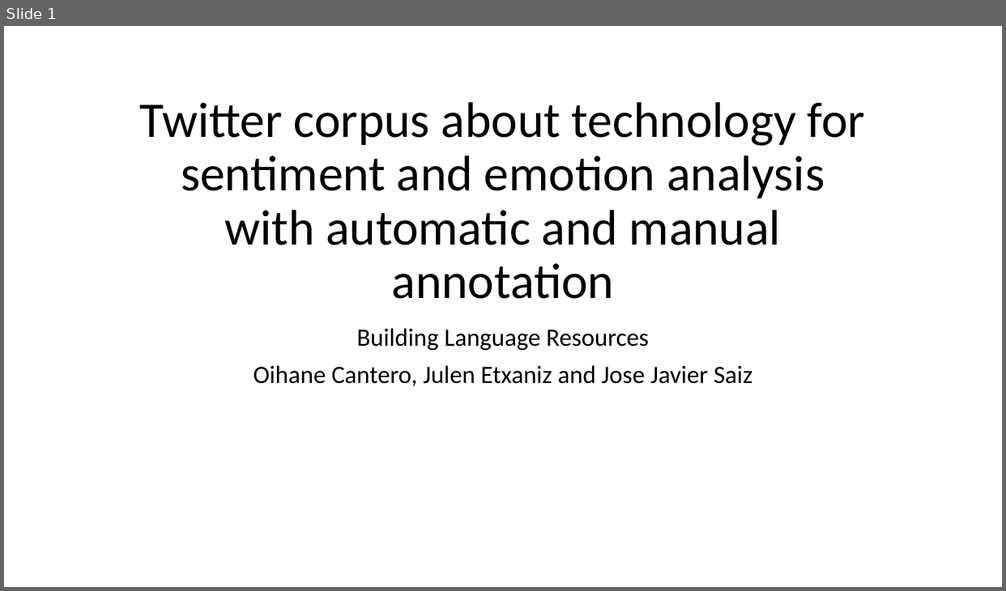
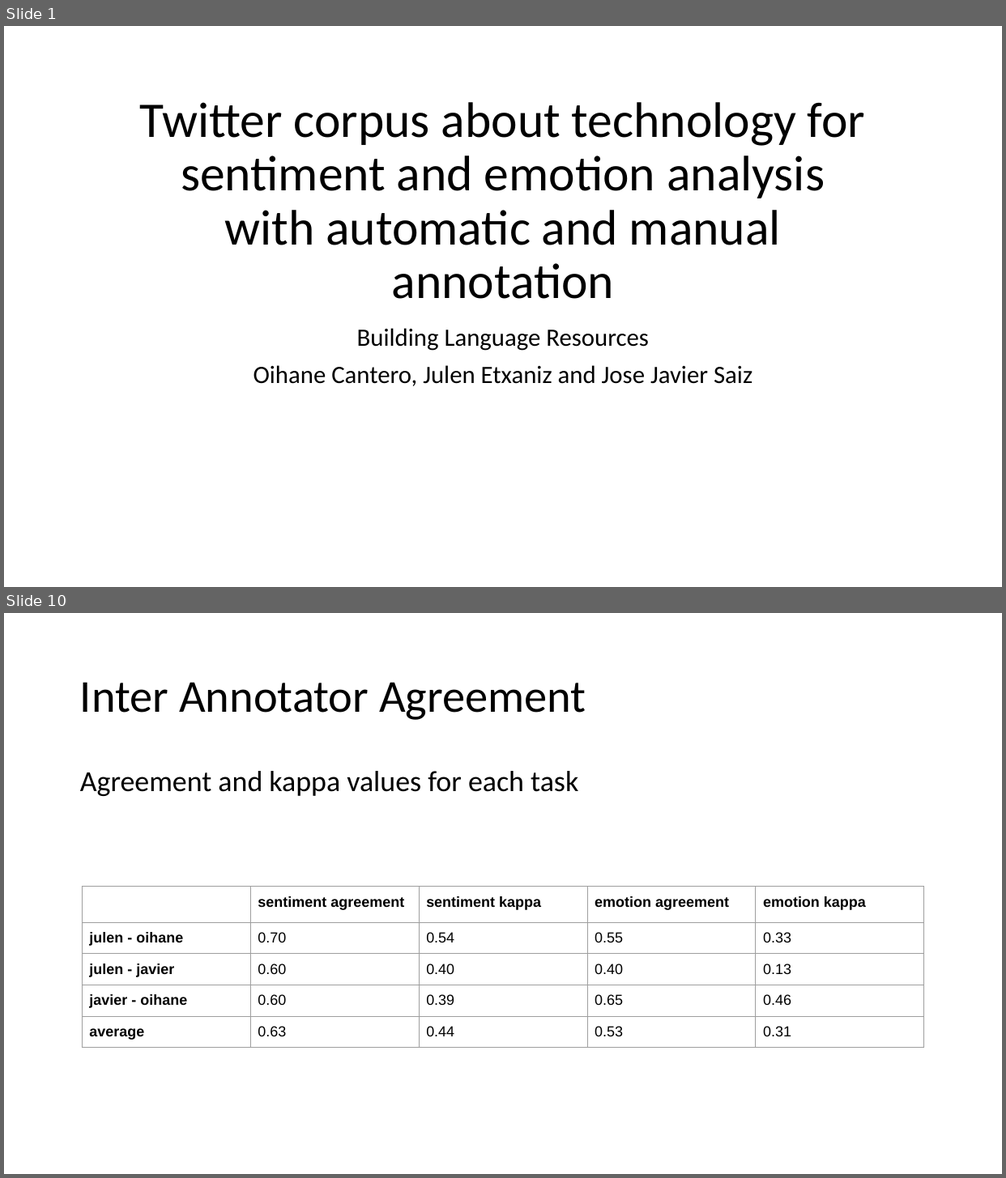
Before and after one commit to juletx/twitter-sentiment-emotion, a slide deck: slides/twitter_sentiment_emotion.pptx. Shown one above the other, each under a label of ours: slide 1 before the commit, slides 1 and 10 after it; the slides between them are not shown. The pictures are 1006x591 and 1006x1178 pixels, drawn with LibreOffice and Linux fonts; fonts in the diff are those of the drawing. Boxes give left, top, right and bottom in pixels: in the first picture for what was removed or moved away, otherwise in the second. Text is boxed around its words. In the diff, an @@ line names an element or a change of style, - is before the commit and + after.

```diff
--- a/slides/twitter_sentiment_emotion.pptx
+++ b/slides/twitter_sentiment_emotion.pptx
@@ slide 10 added at (4, 613, 1002, 1174), background #FFFFFF @@
@@ title added at (80, 682, 586, 720), 44 pt, text #000000 @@
+Inter Annotator Agreement
@@ text added at (80, 771, 578, 796), 28 pt, text #000000 @@
+Agreement and kappa values for each task
@@ table added at (82, 887, 924, 1132), 5 rows, 5 columns @@
+ | sentiment agreement | sentiment kappa | emotion agreement | emotion kappa
+julen - oihane | 0.70 | 0.54 | 0.55 | 0.33
+julen - javier | 0.60 | 0.40 | 0.40 | 0.13
+javier - oihane | 0.60 | 0.39 | 0.65 | 0.46
+average | 0.63 | 0.44 | 0.53 | 0.31
```
Also in this commit, not shown: 14 other slides added.
